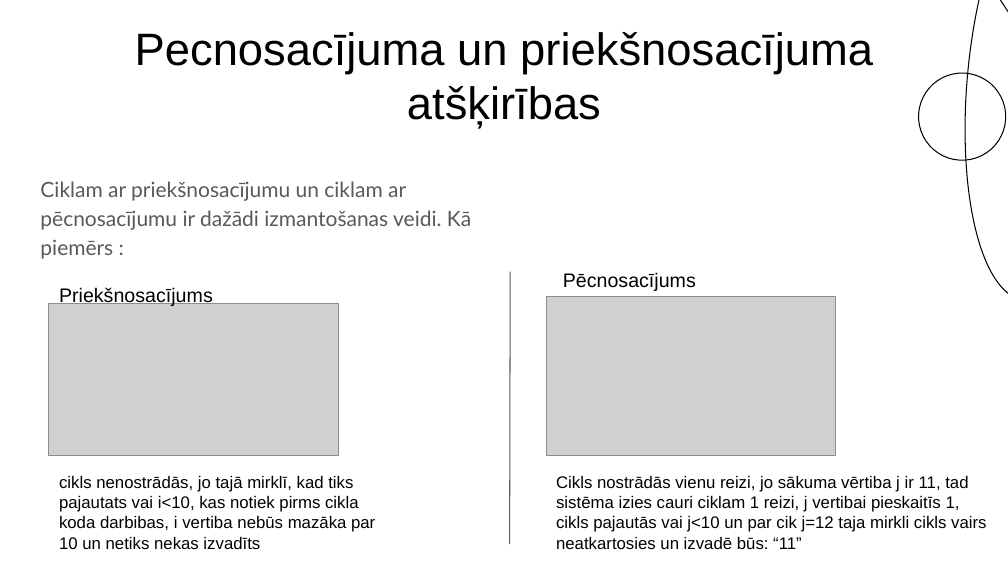
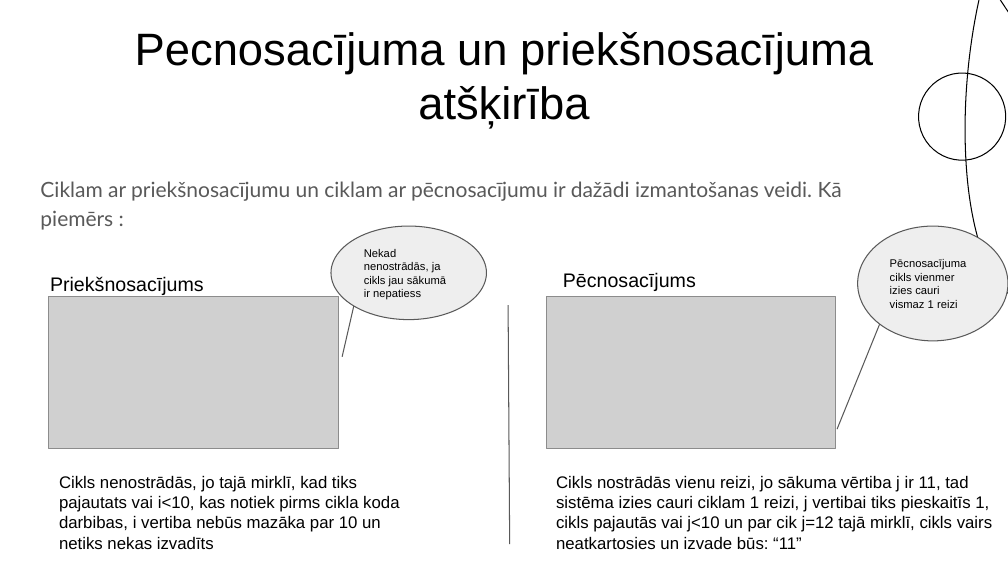
Before and after one commit to Siksna/2PT1_Eksamens, a slide deck: slide 3 of Pecnosacījumu_MācībuMaterials.pptx (slide 2 before the commit). Drawn at 1008x567 pixels with LibreOffice and Linux fonts; fonts in the diff are those of the drawing; grey boxes stand for pictures. Boxes give left, top, right and bottom in pixels: in the first picture for what was removed or moved away, otherwise in the second. Text is boxed around its words. In the diff, an @@ line names an element or a change of style, - is before the commit and + after.

```diff
--- a/Pecnosacījumu_MācībuMaterials.pptx
+++ b/Pecnosacījumu_MācībuMaterials.pptx
@@ title at (x1=135, y1=32, x2=873, y2=128): text changed @@
-Pecnosacījuma un priekšnosacījuma atšķirības
+Pecnosacījuma un priekšnosacījuma atšķirība
@@ subtitle "Ciklam ar priekšnosacījumu un ciklam ..." rewrapped from (x1=40, y1=181, x2=471, y2=259) to (x1=40, y1=181, x2=842, y2=230) @@
@@ ellipse added at (x1=331, y1=226, x2=486, y2=320), fill #EEEEEE, outline #595959 0.75 pt, 8 pt, text #000000 @@
+Nekad nenostrādās, ja cikls jau sākumā ir nepatiess
@@ ellipse added at (x1=858, y1=226, x2=1008, y2=341), fill #EEEEEE, outline #595959 0.75 pt, 8 pt, text #000000 @@
+Pēcnosacījuma cikls vienmer izies cauri vismaz 1 reizi
@@ text "Priekšnosacījums" moved from (x1=59, y1=287, x2=213, y2=306) to (x1=50, y1=276, x2=204, y2=295) @@
@@ picture moved from (x1=49, y1=303, x2=340, y2=456) to (x1=49, y1=296, x2=340, y2=449) @@
@@ picture resized from (x1=546, y1=296, x2=837, y2=456) to (x1=546, y1=296, x2=837, y2=449) @@
@@ line added from (354, 306) to (342, 357), #595959 0.75 pt @@
@@ line moved from (510, 272) - (510, 544) to (508, 305) - (510, 544) @@
@@ line added from (837, 429) to (880, 325), #595959 0.75 pt @@
@@ text at (x1=59, y1=476, x2=399, y2=549): text changed @@
-cikls nenostrādās, jo tajā mirklī, kad tiks pajautats vai i<10, kas notiek pirms cikla koda darbibas, i vertiba nebūs mazāka par 10 un netiks nekas izvadīts
+Cikls nenostrādās, jo tajā mirklī, kad tiks pajautats vai i<10, kas notiek pirms cikla koda darbibas, i vertiba nebūs mazāka par 10 un netiks nekas izvadīts
@@ text at (x1=556, y1=476, x2=992, y2=549): text changed @@
-Cikls nostrādās vienu reizi, jo sākuma vērtiba j ir 11, tad sistēma izies cauri ciklam 1 reizi, j vertibai pieskaitīs 1, cikls pajautās vai j<10 un par cik j=12 taja mirkli cikls vairs neatkartosies un izvadē būs: “11”
+Cikls nostrādās vienu reizi, jo sākuma vērtiba j ir 11, tad sistēma izies cauri ciklam 1 reizi, j vertibai tiks pieskaitīs 1, cikls pajautās vai j<10 un par cik j=12 tajā mirklī, cikls vairs neatkartosies un izvade būs: “11”
```
Also in this commit, not shown: 2 slides added, 2 slides removed.
